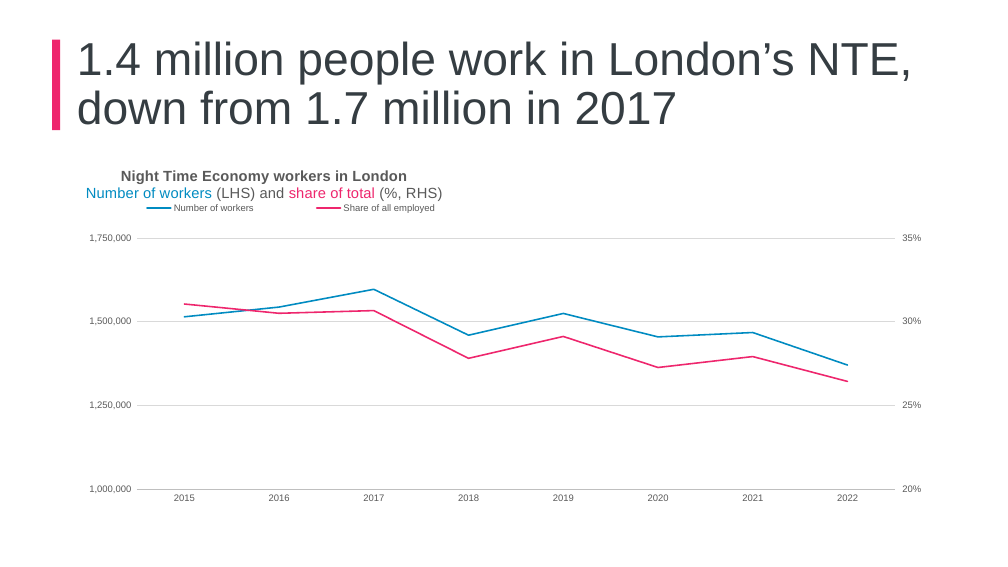
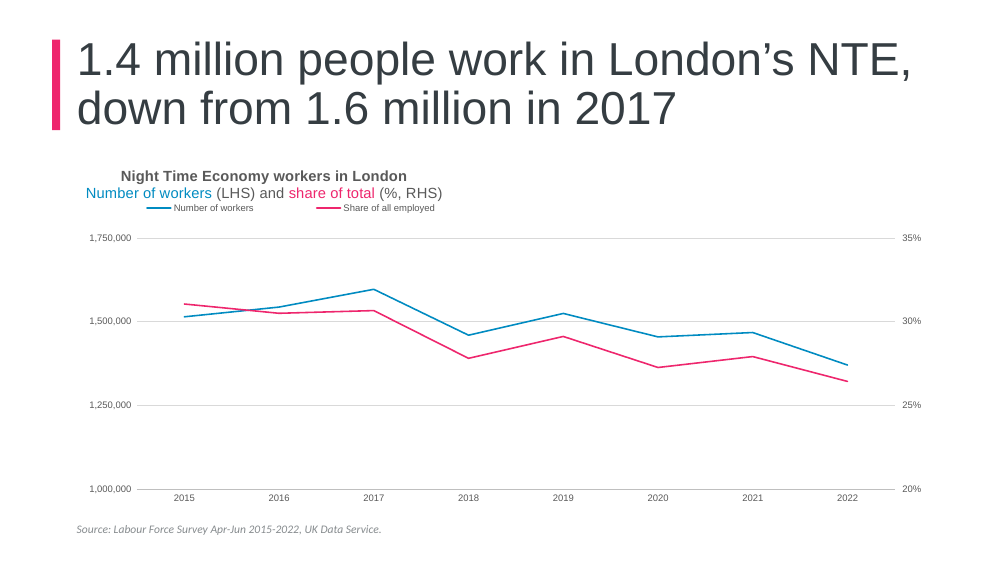
Before and after one commit to ammar-gla/NTE, a slide deck: slide 3 of Non-R/NTE Presentation, GLAE.pptx (slide 2 before the commit). Drawn at 1008x567 pixels with LibreOffice and Linux fonts; fonts in the diff are those of the drawing; background and template pictures are left out. Boxes give left, top, right and bottom in pixels: in the first picture for what was removed or moved away, otherwise in the second. Text is boxed around its words. In the diff, an @@ line names an element or a change of style, - is before the commit and + after.

```diff
--- a/Non-R/NTE Presentation, GLAE.pptx
+++ b/Non-R/NTE Presentation, GLAE.pptx
@@ title at <box>77,41,912,125</box>: text changed @@
-1.4 million people work in London’s NTE, down from 1.7 million in 2017
+1.4 million people work in London’s NTE, down from 1.6 million in 2017
@@ text added at <box>77,525,382,535</box>, 11 pt, text #868B8E, italic @@
+Source: Labour Force Survey Apr-Jun 2015-2022, UK Data Service.
```
Also in this commit, not shown: 8 other slides changed, 3 slides added, 4 other files.
